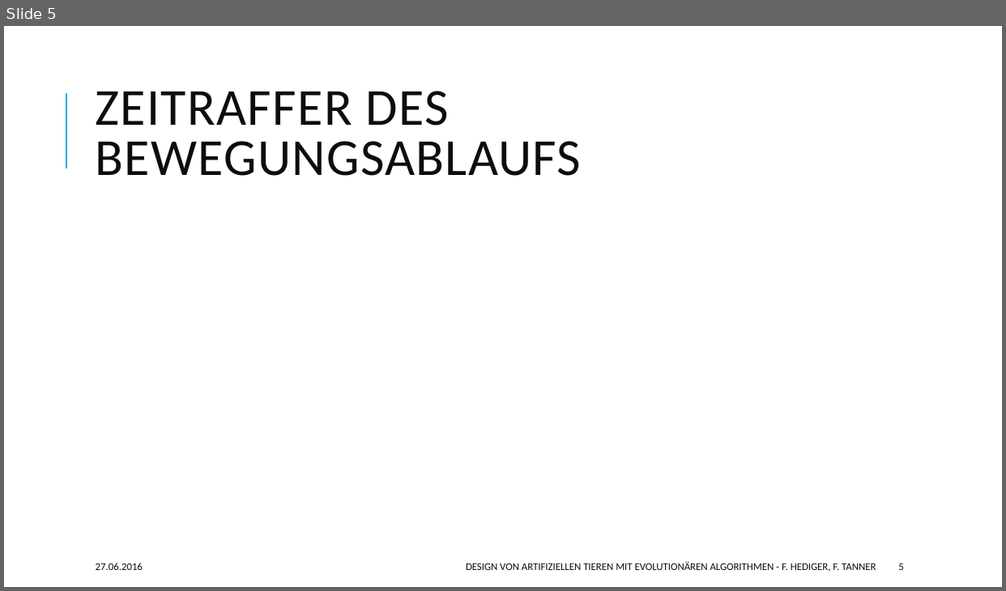
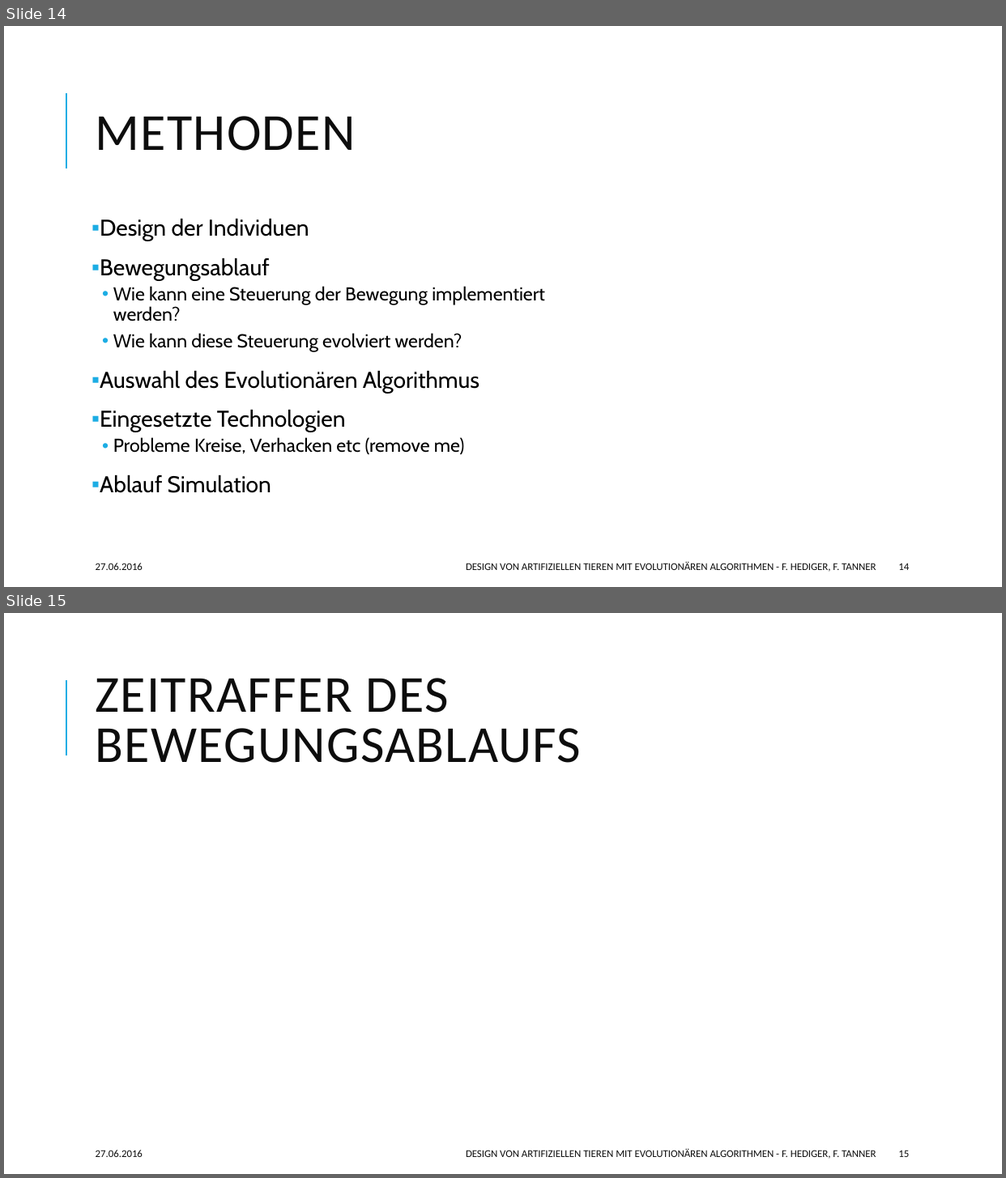
Before and after one commit to hedigerf/evolut, a slide deck: evolutdoc/presentation.pptx. Shown one above the other, each under a label of ours: slide 5 before the commit, slides 14 and 15 after it. The pictures are 1006x591 and 1006x1178 pixels, drawn with LibreOffice and Linux fonts; fonts in the diff are those of the drawing. Boxes give left, top, right and bottom in pixels: in the first picture for what was removed or moved away, otherwise in the second. Text is boxed around its words. In the diff, an @@ line names an element or a change of style, - is before the commit and + after.

```diff
--- a/evolutdoc/presentation.pptx
+++ b/evolutdoc/presentation.pptx
@@ slide 14 added at [4, 26, 1002, 587], background #FFFFFF; not listed: 1 template element that a slide beside it also shows @@
@@ title added at [96, 116, 356, 151], 50 pt, text #0D0D0D @@
+METHODEN
@@ text added at [100, 218, 545, 493], 18 pt, text #000000 @@
+▪ Design der Individuen
+▪ Bewegungsablauf
+  • Wie kann eine Steuerung der Bewegung implementiert
+    werden?
+  • Wie kann diese Steuerung evolviert werden?
+▪ Auswahl des Evolutionären Algorithmus
+▪ Eingesetzte Technologien
+  • Probleme Kreise, Verhacken etc (remove me)
+▪ Ablauf Simulation
@@ text added at [96, 563, 143, 570], 10 pt, text #0D0D0D @@
+27.06.2016
@@ text added at [466, 562, 876, 572], 10 pt, text #0D0D0D @@
+DESIGN VON ARTIFIZIELLEN TIEREN MIT EVOLUTIONÄREN ALGORITHMEN - F. HEDIGER, F. TANNER
@@ page number added at [898, 563, 909, 570], 10 pt, text #0D0D0D @@
+14
@@ what was slide 5 is now slide 15 @@
@@ page number at [898, 1150, 909, 1157]: text changed @@
-5
+15
```
Also in this commit, not shown: 6 slides changed, 9 other slides added.
